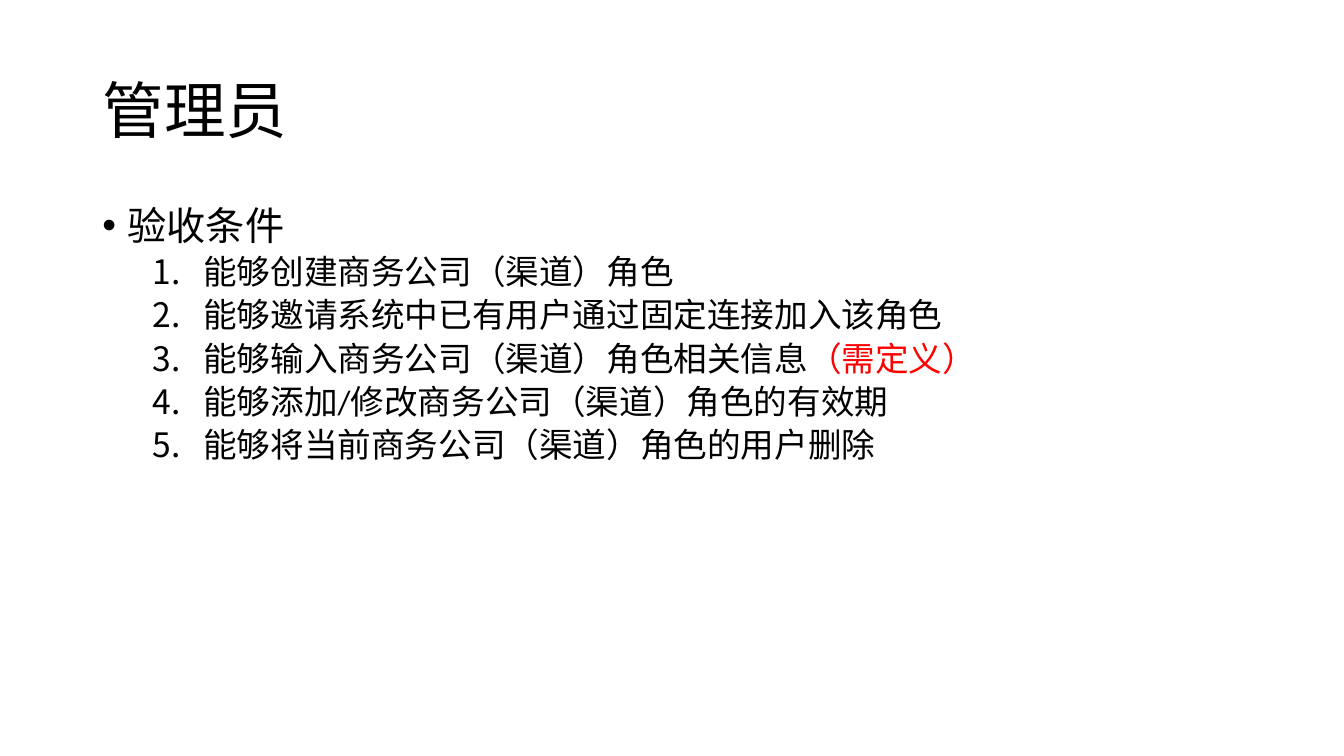
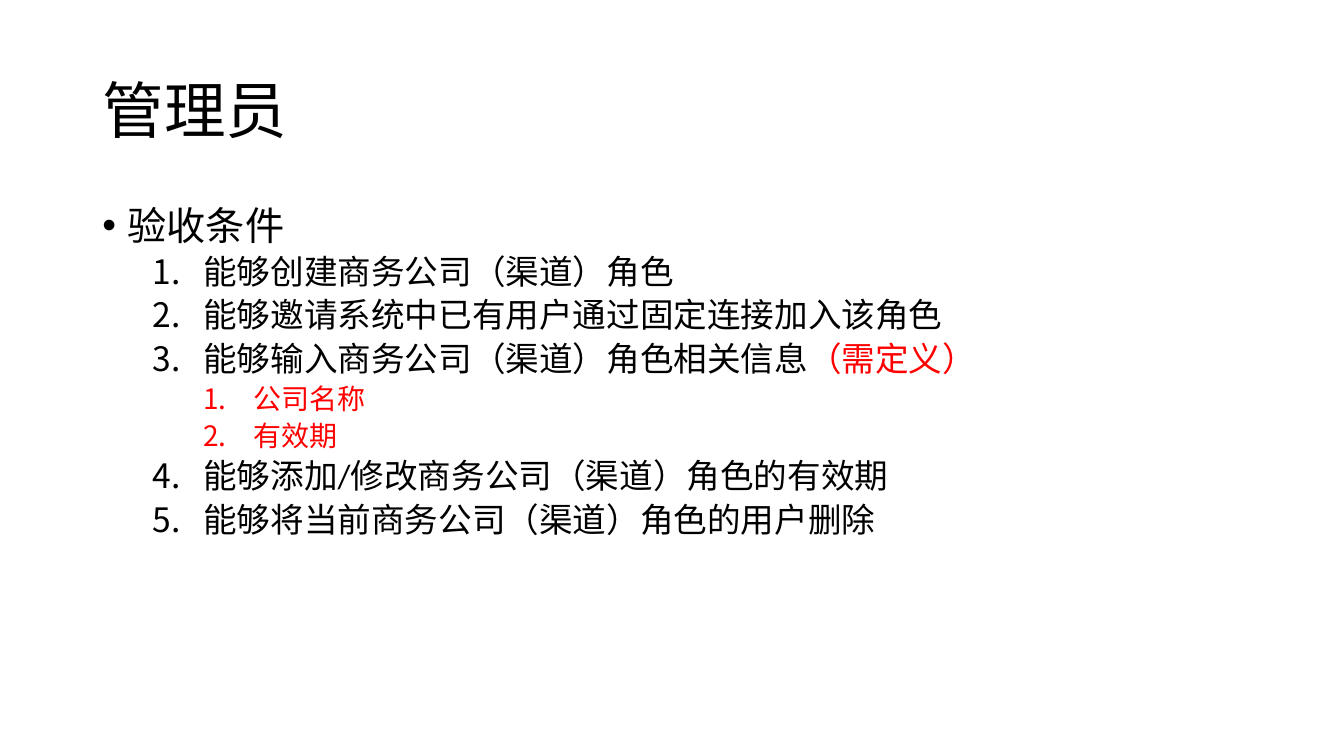
Before and after one commit to swansrp/Tanya, a slide deck: slide 8 of doc/prd.pptx. Drawn at 1344x756 pixels with LibreOffice and Linux fonts; fonts in the diff are those of the drawing. Boxes give left, top, right and bottom in pixels: in the first picture for what was removed or moved away, otherwise in the second. Text is boxed around its words. In the diff, an @@ line names an element or a change of style, - is before the commit and + after.

```diff
--- a/doc/prd.pptx
+++ b/doc/prd.pptx
@@ text at <box>254,385,366,449</box>: paragraphs added @@
+    1. 公司名称
+    2. 有效期
```
Also in this commit, not shown: 5 other slides changed.
